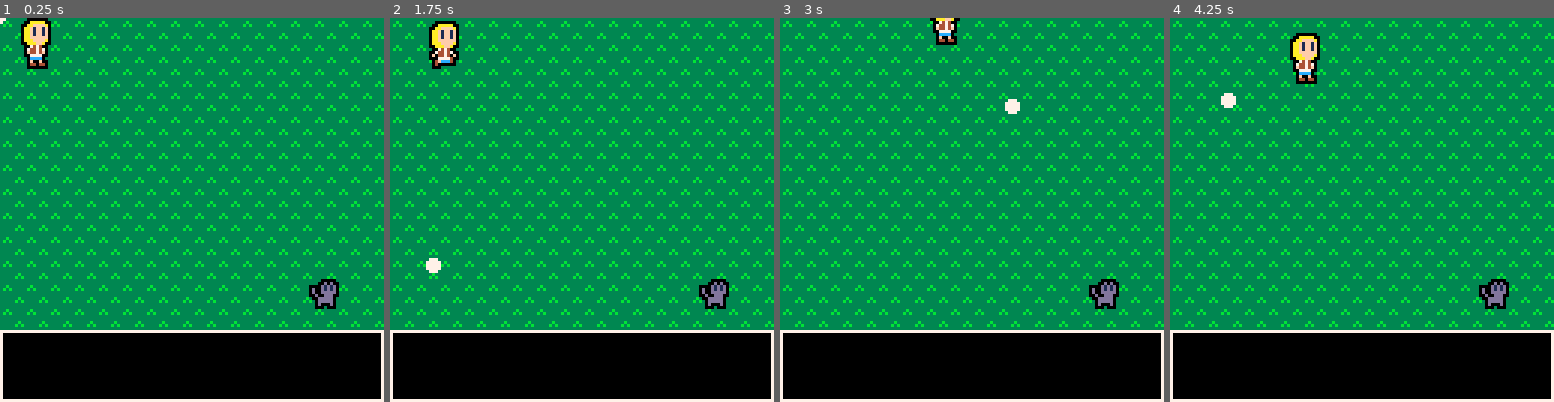
Above: before the commit, frames 1-4 (left to right).
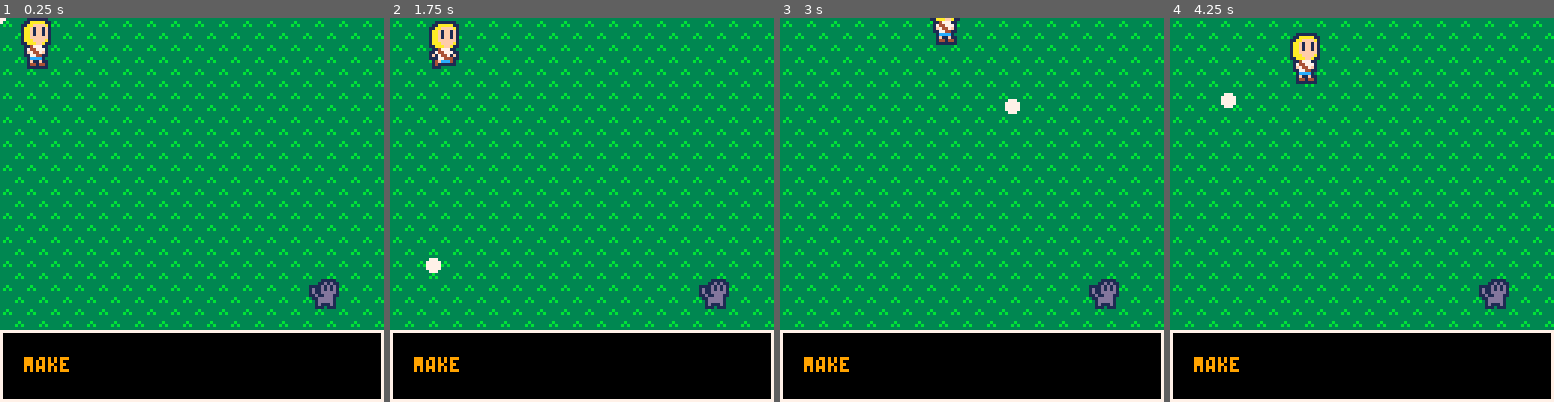
Above: after the commit, the same moments.

Repository: paloblanco/digital-game-design-brownie
Game: PICO-8 cartridge girlscout.p8
The game is run twice, just before and just after one commit, with the same random seed, the same clock (stepped at 60 frames per second) and the same inputs.
Inputs (mouse positions are in pixels of both pictures, inside the frame that each line leads up to):
- Up to frame 1 (0.25 s): no input
- Up to frame 2 (1.75 s): tap X (X key) at 0.33, 1.07 s; click (670, 121) at 0.67 s; click (436, 267) at 1.22 s; hold Right from 1.6 s (still down)
- Up to frame 3 (3 s): click (887, 114) at 1.77 s; tap X (X key) at 1.85, 2.97 s; release Right at 2.1 s; hold Up 2.15-2.42 s; click (952, 259) at 2.32 s; hold Right from 2.47 s (still down); click (1014, 106) at 2.87 s
- Up to frame 4 (4.25 s): release Right at 3.03 s; hold Left 3.08-3.58 s; click (1465, 256) at 3.42 s; hold Down 3.63-3.97 s; click (1231, 102) at 3.97 s; hold Right from 4.02 s (still down); tap X (X key) at 4.08 s

The runs differ from the first frame. In frame 1, 0.9% of the frame differs, in the area x 5-89%, y 0-93%; in frame 2, 0.9%; in frame 3, 0.8%; in frame 4, 0.9%.

Commit message:
click buttons for make and play implemented

Diff:
--- a/girlscout.p8
+++ b/girlscout.p8
@@ -72,6 +72,17 @@
 	p1.y += dy
 
 	p1_bump()
+
+	on_make_button = false
+	check_make_button()
+end
+
+function check_make_button()
+	if (not fget(mgetp(mousex,mousey),2)) return
+	on_make_button = true
+	if btnp(5) then
+		init_map()
+	end
 end
 
 function draw_play()
@@ -85,23 +96,36 @@
 	ospr(scount,p1.x,p1.y-8,1,2,faceleft)
 	ospr(16,cat.x,cat.y)
 
+	if (on_make_button and (t()*5)%2>1) rect(7,14*8-1,24,15*8)
+
 	circfill(mousex,mousey,2,7)
+
+
 end
 -->8
 -- utils
+bpal = {}
+for i=1,16,1 do
+	add(bpal,1)
+end
 function ospr(i,x,y,xblit,yblit,flipx,flipy)
 	xblit=xblit or 1
 	yblit=yblit or 1
 	flipx=flipx or false
 	flipy=flipy or false
-	pal({0,0,0,0,0,0,0,0,0,0,0,0,0,0,0,0})
+	pal(bpal)
+	palt(0,false)
+	palt(14,true)
 	for xx=x-1,x+1,1 do
 	for yy=y-1,y+1,1 do
 		spr(i,xx,yy,xblit,yblit,flipx,flipy)
 	end
 	end
 	pal()
+	palt(0,false)
+	palt(14,true)
  spr(i,x,y,xblit,yblit,flipx,flipy)
+ pal()
 end
 
 function mgetp(x,y)
@@ -214,7 +238,18 @@
 			get_tile()
 		end
 	end
-end
+	on_play_button=false
+	check_play_button()
+end
+
+function check_play_button()
+	if (not fget(mgetp(mousex,mousey),1)) return
+	on_play_button = true
+	if btnp(5) then
+		init_play()
+	end
+end
+
 
 function put_tile()
 	if box.id==1 or box.id==16 then
@@ -242,6 +277,7 @@
 		my = mousey-mousey%8
 		rect(mx-1,my-1,mx+8,my+8,6)
 	end
+	if (on_play_button and (t()*5)%2>1) rect(135,14*8-1,128+24,15*8)
 end
 
 function removeid(id)
@@ -408,8 +444,24 @@
 
 
 
+…(16 lines of a section not shown)…
 __gff__
-0000000000000100000000000000000000000000000000000000000000000000000000000000000000000000000000000000000000000000000000000000000000000000000000000000000000000000000000000000000000000000000000000000000000000000000000000000000000000000000000000000000000000000
+0000000000000100000000000000000000000000000000000000000000000000000000000000000000000000000000000000000000020204040000000000000000000000000000000000000000000000000000000000000000000000000000000000000000000000000000000000000000000000000000000000000000000000
 0000000000000000000000000000000000000000000000000000000000000000000000000000000000000000000000000000000000000000000000000000000000000000000000000000000000000000000000000000000000000000000000000000000000000000000000000000000000000000000000000000000000000000
 __map__
 0505050505050505050505050505050505050505050505050505050505050505000000000000000000000000000000000000000000000000000000000000000000000000000000000000000000000000000000000000000000000000000000000000000000000000000000000000000000000000000000000000000000000000
@@ -426,4 +478,4 @@
 0505050505050505050505050510050505050505050505050505050505100505000000000000000000000000000000000000000000000000000000000000000000000000000000000000000000000000000000000000000000000000000000000000000000000000000000000000000000000000000000000000000000000000
 0505050505050505050505050505050505050505050505050505050505050505000000000000000000000000000000000000000000000000000000000000000000000000000000000000000000000000000000000000000000000000000000000000000000000000000000000000000000000000000000000000000000000000
 0000000000000000000000000000000000000000000000000000000000000000000000000000000000000000000000000000000000000000000000000000000000000000000000000000000000000000000000000000000000000000000000000000000000000000000000000000000000000000000000000000000000000000
-0000000000000000000000000000000000000000000000000001100506000000000000000000000000000000000000000000000000000000000000000000000000000000000000000000000000000000000000000000000000000000000000000000000000000000000000000000000000000000000000000000000000000000
+0037380000000000000000000000000000353600000000000001100506000000000000000000000000000000000000000000000000000000000000000000000000000000000000000000000000000000000000000000000000000000000000000000000000000000000000000000000000000000000000000000000000000000
Not shown, changed: 46 lines of the sprite sheet (__gfx__) section of girlscout.p8
Not shown, changed: the thumbnail (__label__) section of girlscout.p8
Not shown, changed: girlscout.html
Not shown, changed: girlscout.js
